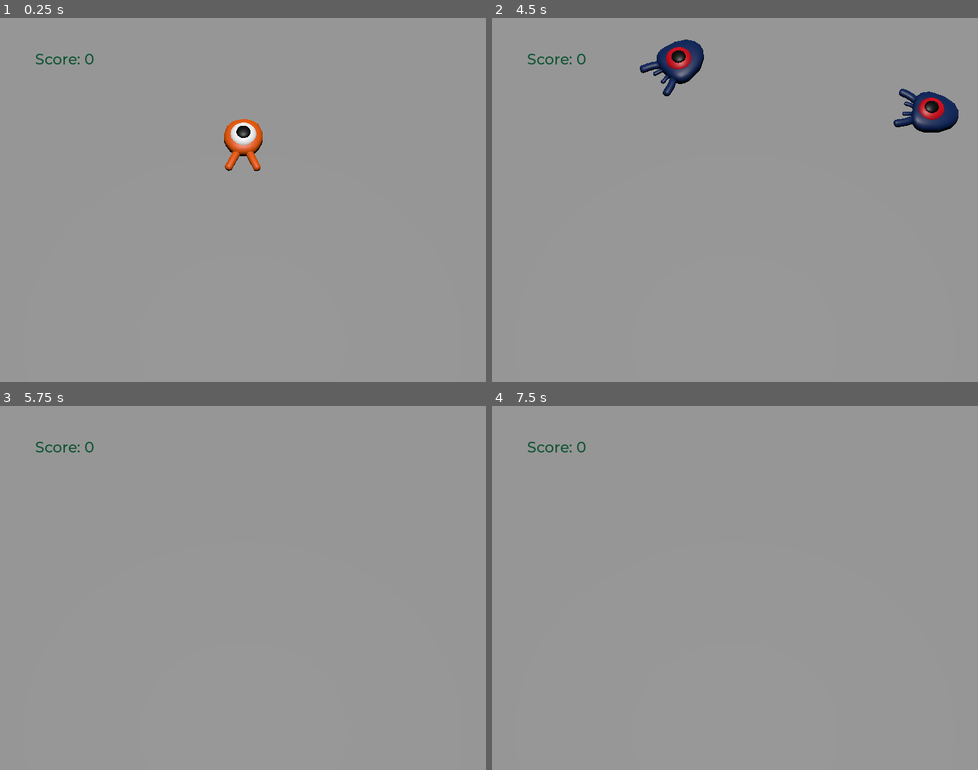
Above: before the commit, frames 1-4 (two rows, left to right).
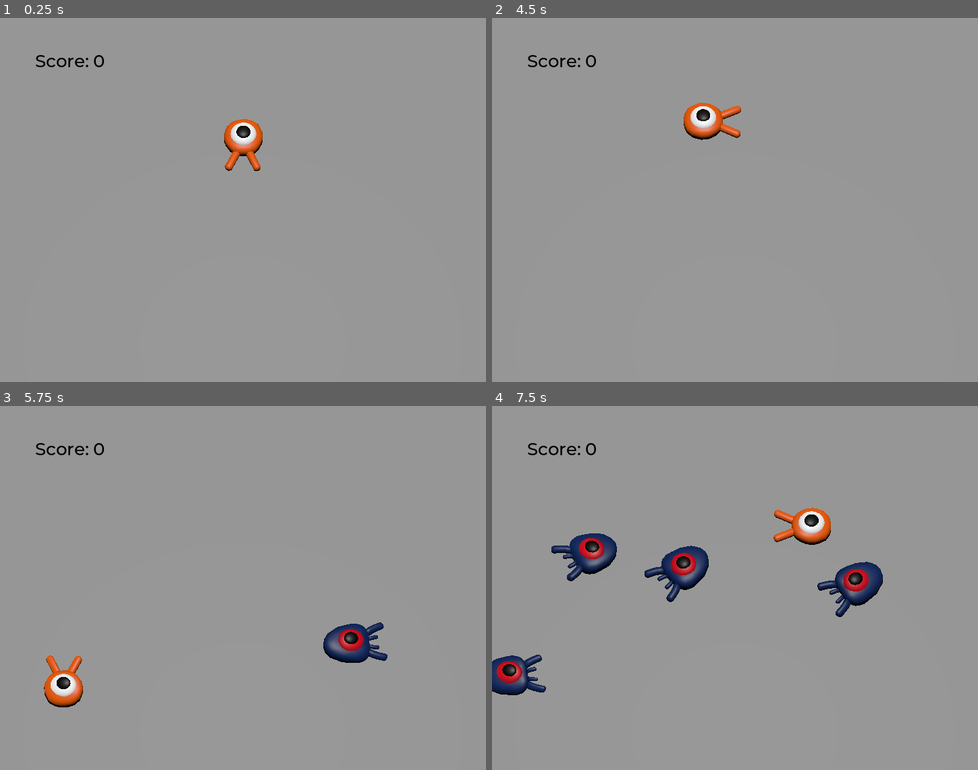
Above: after the commit, the same moments.

Repository: Selenestica/GODOTSquashTheCreeps
Game: Godot game, scene res://main.tscn
Same seed, same stepped clock (60 frames per second), same inputs: the game is played once before the commit and once after it.
Inputs:
- Up to frame 1 (0.25 s): no input
- Up to frame 2 (4.5 s): tap Enter (ui_accept) at 0.5, 1.35, 2.85, 4.35 s; hold Right (move_right) 0.53-1.28 s; hold Enter (ui_accept) 0.53-1.28 s; tap Space (jump) at 0.77, 1.52, 3.02, 3.77 s; hold Down (move_back) 1.28-2.03 s; hold Right (move_right) 2.03-2.78 s; hold Enter (ui_accept) 2.03-2.78 s; hold Up (move_forward) 2.78-3.53 s; hold Enter (ui_accept) 3.53-4.28 s; hold Left (move_left) from 3.53 s (still down)
- Up to frame 3 (5.75 s): tap Space (jump) at 4.52 s; release Left (move_left) at 5.03 s; hold Down (move_back) from 5.03 s (still down); hold Enter (ui_accept) from 5.03 s (still down)
- Up to frame 4 (7.5 s): release Down (move_back) at 5.78 s; release Enter (ui_accept) at 5.78 s; hold Right (move_right) 5.78-6.53 s; tap Enter (ui_accept) at 5.85, 7.35 s; tap Space (jump) at 6.02, 6.77 s; hold Up (move_forward) 6.53-7.28 s; hold Enter (ui_accept) 6.53-7.28 s; hold Right (move_right) from 7.28 s (still down)

The runs differ from the first frame. In frame 1, 0.3% of the frame differs, in the area x 7-22%, y 9-14%; in frame 2, 3.2%; in frame 3, 2.1%; in frame 4, 5.2%, in the area x 0-81%, y 9-80%.

Commit message:
added a score and the game now starts over when you perish

Diff:
--- a/main.gd
+++ b/main.gd
@@ -25,3 +25,12 @@
 
 func _on_player_hit() -> void:
 	$MobTimer.stop()
+	$UserInterface/Retry.show()
+
+func _ready():
+	$UserInterface/Retry.hide()
+
+func _unhandled_input(event):
+	if event.is_action_pressed("ui_accept") and $UserInterface/Retry.visible:
+		# This restarts the current scene.
+		get_tree().reload_current_scene()
--- a/main.tscn
+++ b/main.tscn
@@ -27,7 +27,10 @@
 
 [sub_resource type="Theme" id="Theme_hegs7"]
 default_font = ExtResource("4_241y8")
-default_font_size = 22
+default_font_size = 26
+
+[sub_resource type="LabelSettings" id="LabelSettings_u545e"]
+font_size = 30
 
 [node name="Main" type="Node"]
 script = ExtResource("1_0eits")
@@ -88,9 +91,11 @@
 
 [node name="UserInterface" type="Control" parent="."]
 layout_mode = 3
-anchors_preset = 0
-offset_right = 40.0
-offset_bottom = 40.0
+anchors_preset = 15
+anchor_right = 1.0
+anchor_bottom = 1.0
+grow_horizontal = 2
+grow_vertical = 2
 
 [node name="ScoreLabel" type="Label" parent="UserInterface"]
 layout_mode = 0
@@ -99,9 +104,35 @@
 offset_right = 113.0
 offset_bottom = 70.0
 theme = SubResource("Theme_hegs7")
-theme_override_colors/font_color = Color(0.0657844, 0.330037, 0.208546, 1)
+theme_override_colors/font_color = Color(0, 0, 0, 1)
 text = "Score: 0"
 script = ExtResource("5_waarw")
 
+[node name="Retry" type="ColorRect" parent="UserInterface"]
+layout_mode = 1
+anchors_preset = 15
+anchor_right = 1.0
+anchor_bottom = 1.0
+grow_horizontal = 2
+grow_vertical = 2
+color = Color(0.105882, 0.0431373, 0.0313726, 0.341176)
+
+[node name="Label" type="Label" parent="UserInterface/Retry"]
+layout_mode = 1
+anchors_preset = 8
+anchor_left = 0.5
+anchor_top = 0.5
+anchor_right = 0.5
+anchor_bottom = 0.5
+offset_left = -79.0
+offset_top = -11.5
+offset_right = 79.0
+offset_bottom = 11.5
+grow_horizontal = 2
+grow_vertical = 2
+text = "Oh no!
+Press 'Space' to retry."
+label_settings = SubResource("LabelSettings_u545e")
+
 [connection signal="hit" from="Player" to="." method="_on_player_hit"]
 [connection signal="timeout" from="MobTimer" to="." method="_on_mob_timer_timeout"]
Not shown: 1 places in main.tscn that only renumber resources
